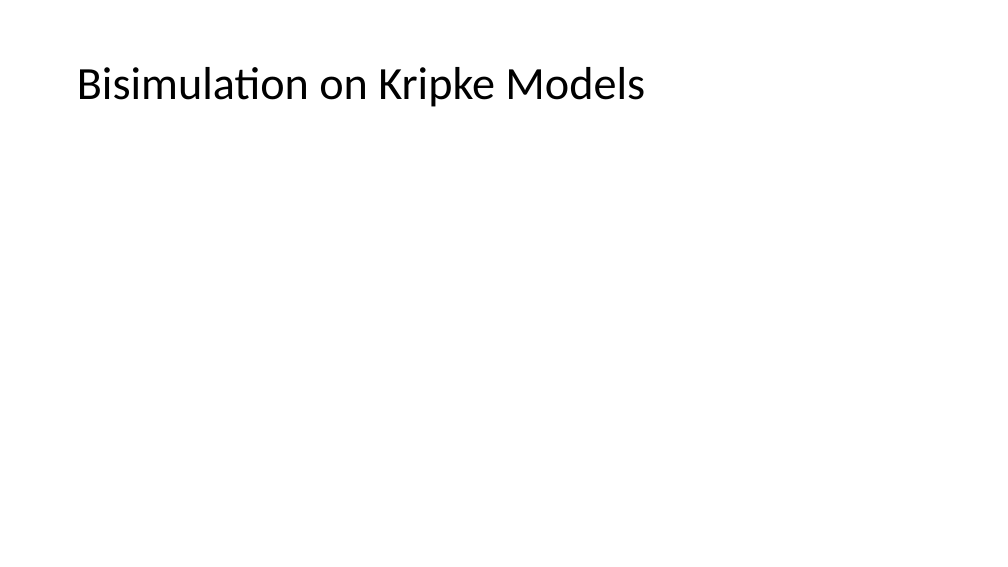
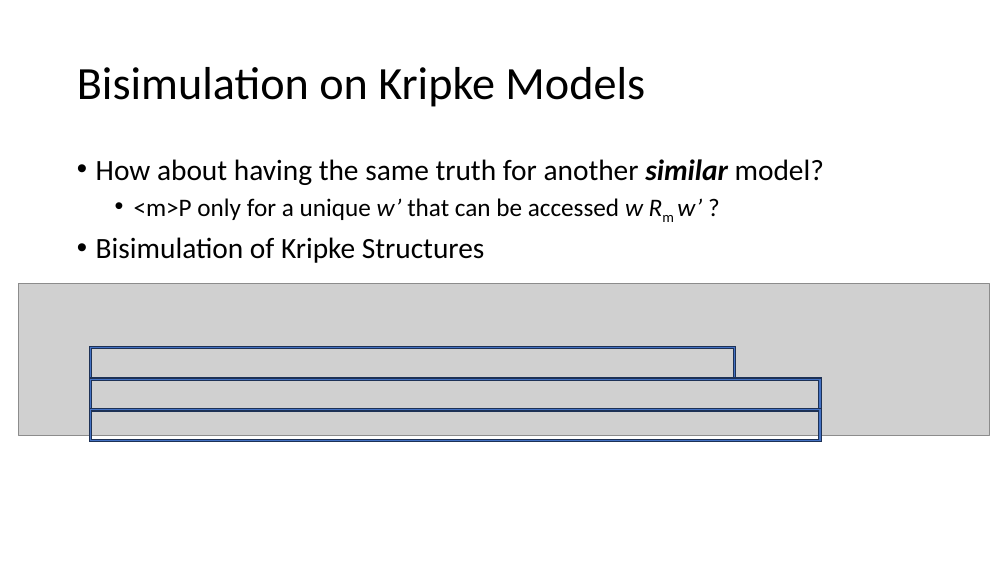
Before and after one commit to Contingent-Systems/modal_abstractions_presentations, a slide deck: slide 12 of thesis_proposal/proposal.pptx (slide 14 before the commit). Drawn at 1008x567 pixels with LibreOffice and Linux fonts; fonts in the diff are those of the drawing; grey boxes stand for pictures. Boxes give left, top, right and bottom in pixels: in the first picture for what was removed or moved away, otherwise in the second. Text is boxed around its words. In the diff, an @@ line names an element or a change of style, - is before the commit and + after.

```diff
--- a/thesis_proposal/proposal.pptx
+++ b/thesis_proposal/proposal.pptx
@@ text added at (x1=96, y1=159, x2=824, y2=263), 28 pt, text #000000 @@
+• How about having the same truth for another similar model?
+  • <m>P only for a unique w’ that can be accessed w Rm w’ ?
+• Bisimulation of Kripke Structures
@@ picture added at (x1=18, y1=284, x2=989, y2=436) @@
@@ frame added at (x1=89, y1=346, x2=737, y2=380), fill #4472C4, outline #1E3256 1 pt @@
@@ frame added at (x1=89, y1=378, x2=822, y2=411), fill #4472C4, outline #1E3256 1 pt @@
@@ frame added at (x1=89, y1=408, x2=822, y2=442), fill #4472C4, outline #1E3256 1 pt @@
```
Also in this commit, not shown: 9 other slides changed, 2 slides added, 2 slides removed.
